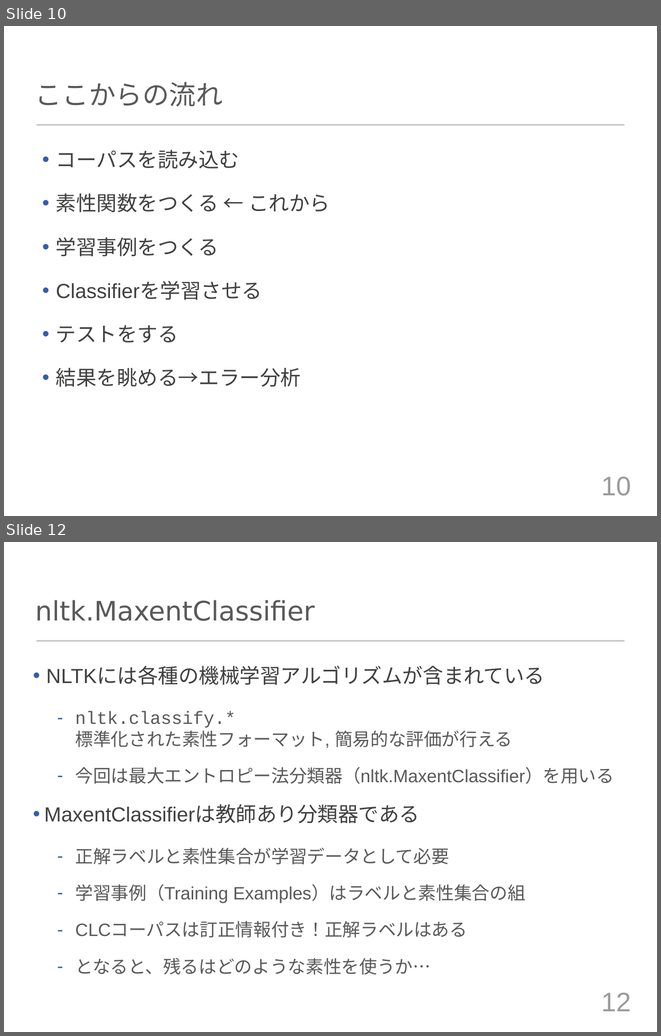
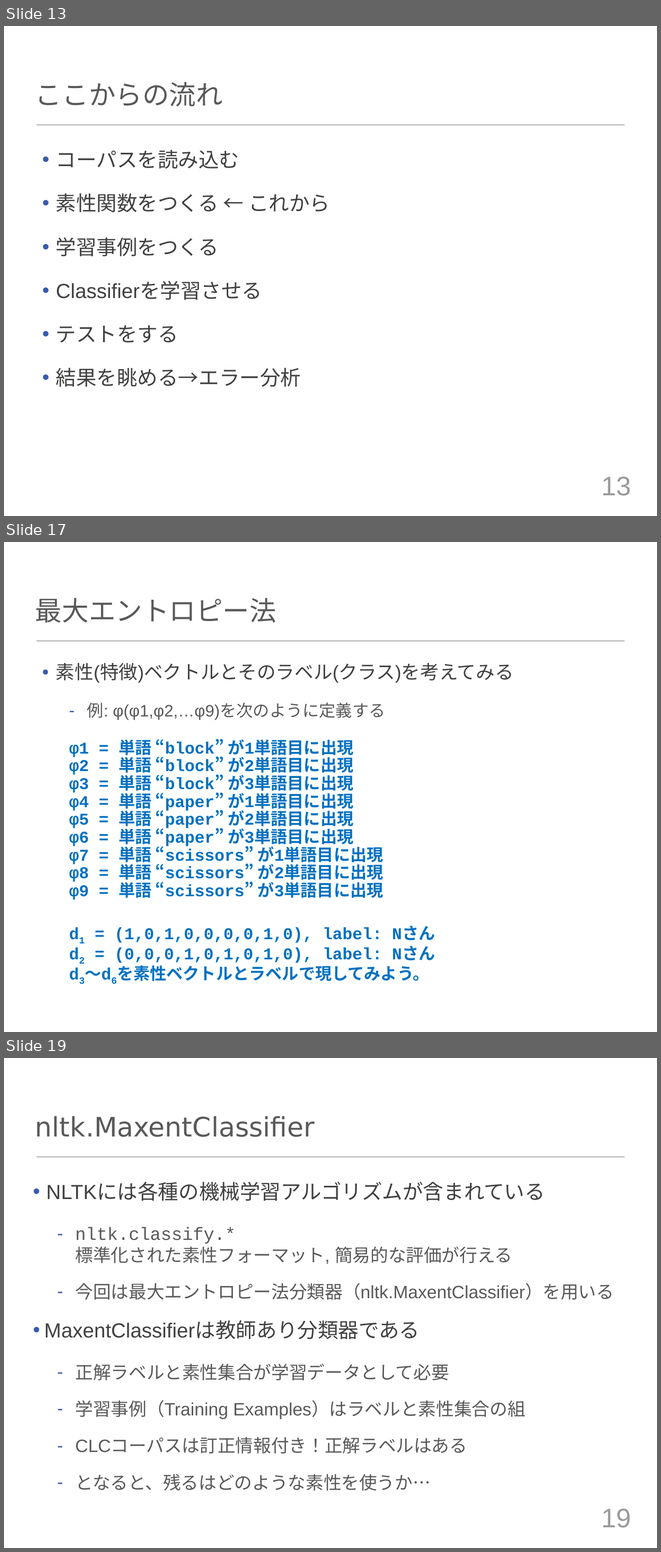
Before and after one commit to tuxedocat/ss2012, a slide deck: ss2012_slide.pptx. Shown one above the other, each under a label of ours: slides 10 and 12 before the commit, slides 13, 17 and 19 after it; the slides between them are not shown. The pictures are 661x1036 and 661x1552 pixels, drawn with LibreOffice and Linux fonts; fonts in the diff are those of the drawing. Boxes give left, top, right and bottom in pixels: in the first picture for what was removed or moved away, otherwise in the second. Text is boxed around its words. In the diff, an @@ line names an element or a change of style, - is before the commit and + after.

```diff
--- a/ss2012_slide.pptx
+++ b/ss2012_slide.pptx
@@ slide 17 added at bbox=[4, 542, 657, 1032], background #FFFFFF; not listed: 1 template element that a slide beside it also shows @@
@@ title added at bbox=[35, 598, 276, 623], 42 pt, text #595959 @@
+最大エントロピー法
@@ text added at bbox=[56, 663, 514, 981], 25.9 pt, text #0070C0, bold @@
+• 素性(特徴)ベクトルとそのラベル(クラス)を考えてみる
+  – 例: φ(φ1,φ2,…φ9)を次のように定義する
+    φ1 = 単語 “block” が1単語目に出現
+    φ2 = 単語 “block” が2単語目に出現
+    φ3 = 単語 “block” が3単語目に出現
+    φ4 = 単語 “paper” が1単語目に出現
+    φ5 = 単語 “paper” が2単語目に出現
+    φ6 = 単語 “paper” が3単語目に出現
+    φ7 = 単語 “scissors” が1単語目に出現
+    φ8 = 単語 “scissors” が2単語目に出現
+    φ9 = 単語 “scissors” が3単語目に出現
+    d1 = (1,0,1,0,0,0,0,1,0), label: Nさん
+    d2 = (0,0,0,1,0,1,0,1,0), label: Nさん
+    d3〜d6を素性ベクトルとラベルで現してみよう。
@@ what was slide 10 is now slide 13 @@
@@ page number at bbox=[601, 476, 631, 496]: text changed @@
-10
+13
@@ what was slide 12 is now slide 19 @@
@@ page number at bbox=[601, 1508, 631, 1528]: text changed @@
-12
+19
```
Also in this commit, not shown: 4 slides changed, 7 other slides added, 1 slide removed.
